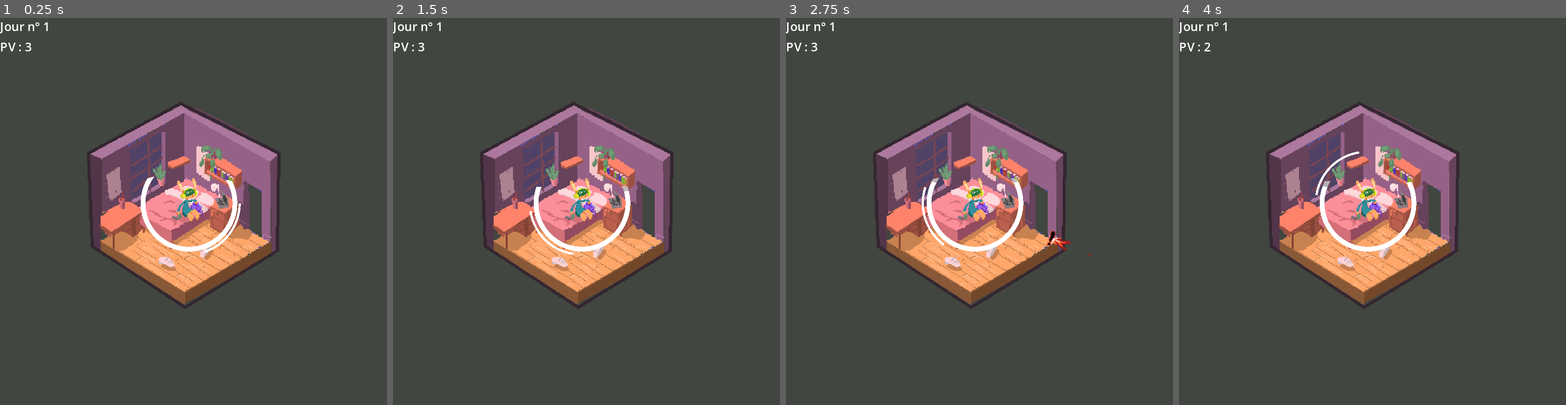
Above: before the commit, frames 1-4 (left to right).
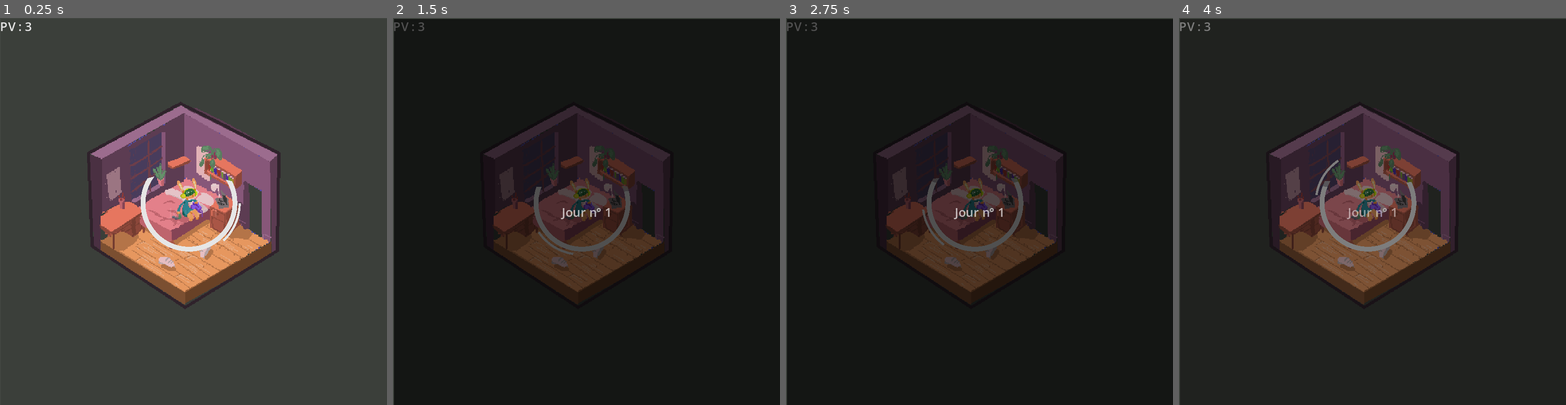
Above: after the commit, the same moments.

Repository: Zacharieg/socialBubble
Game: Godot game, scene res://scenes/game.tscn
The game is run twice, just before and just after one commit, with the same random seed, the same clock (stepped at 60 frames per second) and the same inputs.
Inputs:
- Up to frame 1 (0.25 s): no input
- Up to frame 2 (1.5 s): hold D (right) 0.53-1.28 s; hold Space (action) 0.53-1.28 s; hold A (left) from 1.28 s (still down); tap Space (action) at 1.35 s
- Up to frame 3 (2.75 s): release A (left) at 2.03 s; hold D (right) from 2.03 s (still down); hold Space (action) from 2.03 s (still down)
- Up to frame 4 (4 s): release Space (action) at 2.78 s; tap Space (action) at 2.85 s; release D (right) at 3.53 s; hold A (left) from 3.53 s (still down); hold Space (action) from 3.53 s (still down)

The runs differ from the first frame. In frame 1, 5.4% of the frame differs, in the area x 0-70%, y 1-71%; in frame 2, 99%; in frame 3, 99%; in frame 4, 99%, in the area x 0-100%, y 0-100%.

Commit message:
Transition between days

Diff:
--- a/objects/ennemy.tscn
+++ b/objects/ennemy.tscn
@@ -259,6 +259,7 @@
 
 [node name="ennemy" type="Area2D"]
 script = ExtResource("1_0ft8c")
+speed = 180
 
 [node name="CollisionShape2D" type="CollisionShape2D" parent="."]
 position = Vector2(-11.5, -1)
--- a/scenes/game.tscn
+++ b/scenes/game.tscn
@@ -1,14 +1,53 @@
-[gd_scene load_steps=5 format=3 uid="uid://dn506tw3f4unj"]
+[gd_scene load_steps=9 format=3 uid="uid://dn506tw3f4unj"]
 
 [ext_resource type="Script" path="res://scripts/level.gd" id="1_ap1hq"]
 [ext_resource type="PackedScene" uid="uid://ix2oq52a3tjn" path="res://objects/character.tscn" id="1_hh7su"]
 [ext_resource type="Texture2D" uid="uid://cyf0a1rydt22j" path="res://ressources/Chambre.png" id="3_7ka2y"]
 [ext_resource type="Script" path="res://scripts/ennemySpawner.gd" id="3_p7uip"]
+[ext_resource type="Texture2D" uid="uid://w4btp0kdyslx" path="res://ressources/black_screen.png" id="5_ycsj1"]
+
+[sub_resource type="Animation" id="Animation_nswt7"]
+length = 0.001
+tracks/0/type = "value"
+tracks/0/imported = false
+tracks/0/enabled = true
+tracks/0/path = NodePath("ui/foreground:modulate")
+tracks/0/interp = 1
+tracks/0/loop_wrap = true
+tracks/0/keys = {
+"times": PackedFloat32Array(0),
+"transitions": PackedFloat32Array(1),
+"update": 0,
+"values": [Color(1, 1, 1, 1)]
+}
+
+[sub_resource type="Animation" id="Animation_uu2vu"]
+resource_name = "new_day"
+length = 5.0
+tracks/0/type = "value"
+tracks/0/imported = false
+tracks/0/enabled = true
+tracks/0/path = NodePath("ui/foreground:modulate")
+tracks/0/interp = 1
+tracks/0/loop_wrap = true
+tracks/0/keys = {
+"times": PackedFloat32Array(0.0333334, 1.43333, 3.66667, 4.9),
+"transitions": PackedFloat32Array(1, 1, 1, 1),
+"update": 0,
+"values": [Color(1, 1, 1, 0), Color(1, 1, 1, 0.686275), Color(1, 1, 1, 0.686275), Color(1, 1, 1, 0)]
+}
+
+[sub_resource type="AnimationLibrary" id="AnimationLibrary_b7gk8"]
+_data = {
+"RESET": SubResource("Animation_nswt7"),
+"new_day": SubResource("Animation_uu2vu")
+}
 
 [node name="game" type="Node2D"]
 
 [node name="ennemy_spawner" type="Node2D" parent="."]
 script = ExtResource("3_p7uip")
+difficulty_angle_max = 120
 
 [node name="level" type="Node2D" parent="."]
 position = Vector2(250, 250)
@@ -26,10 +65,35 @@
 offset_right = 40.0
 offset_bottom = 40.0
 
-[node name="day_label" type="Label" parent="ui/VBoxContainer"]
-layout_mode = 2
-text = "Démarrage du jeu"
-
 [node name="life_label" type="Label" parent="ui/VBoxContainer"]
 layout_mode = 2
 text = "Vie du personnage"
+
+[node name="foreground" type="Sprite2D" parent="ui"]
+position = Vector2(257, 257)
+texture = ExtResource("5_ycsj1")
+
+[node name="AnimationPlayer" type="AnimationPlayer" parent="ui/foreground"]
+root_node = NodePath("../../..")
+libraries = {
+"": SubResource("AnimationLibrary_b7gk8")
+}
+
+[node name="day_label" type="Label" parent="ui/foreground"]
+anchors_preset = 8
+anchor_left = 0.5
+anchor_top = 0.5
+anchor_right = 0.5
+anchor_bottom = 0.5
+offset_left = -328.0
+offset_top = -267.5
+offset_right = -184.0
+offset_bottom = -244.5
+grow_horizontal = 2
+grow_vertical = 2
+pivot_offset = Vector2(72, 10.5)
+text = "Démarrage du jeu"
+horizontal_alignment = 1
+vertical_alignment = 1
+
+[connection signal="animation_finished" from="ui/foreground/AnimationPlayer" to="ennemy_spawner" method="_on_animation_player_animation_finished"]
--- a/scripts/ennemySpawner.gd
+++ b/scripts/ennemySpawner.gd
@@ -32,15 +32,12 @@
 		timer.set_wait_time(0.1)
 	else:
 		timer.set_wait_time(inbetween_spawning_time + inbetween_rand_time)
-	print("wait time : ", timer.wait_time)
 	timer.set_one_shot(false)
 
 	# Démarrer le timer
 	timer.start()
 
 func spawnEnnemy():
-	print("ennemy spawned !")
-	print("temps restant : ", timer.time_left)
 	var initial_pos = Vector2(0,0)
 	initial_angle = deg_to_rad(randi_range(initial_angle,initial_angle+difficulty_angle_max))
 	var x_from_character = cos(initial_angle) * spawn_dist
@@ -53,3 +50,11 @@
 	ennemy.position = initial_pos
 	ennemy.rotation = initial_angle
 	get_tree().get_root().get_node("game").add_child(ennemy)
+
+func pause_spawner():
+	timer.stop()
+
+
+func _on_animation_player_animation_finished(_anim_name: StringName) -> void:
+	get_tree().get_root().get_node("game/level").start_new_day_after_anim()
+	pass # Replace with function body.
--- a/scripts/level.gd
+++ b/scripts/level.gd
@@ -6,20 +6,39 @@
 var difficulty_increase_angle = 10
 const DAYS_DURATION = 10
 
+
 # Called when the node enters the scene tree for the first time.
 func _ready() -> void:
 	position = get_viewport_rect().size / 2.
+	create_timer()
+	pass # Replace with function body.
+
+func create_timer():
+	# Créer un timer
+	day_timer = Timer.new()
+	day_timer.name = "day_timer"
+	add_child(day_timer)
+
+	# Connecter le signal timeout du timer à la fonction spawnEnnemy
+	day_timer.connect("timeout", Callable(self, "finish_day"))
 
 	new_day()
-
-	pass # Replace with function body.
-
+	pass
 
 func new_day():
 	#print("the day starts")
 	#print("Current day : ", current_day)
-	get_tree().get_root().get_node("game/ui/VBoxContainer/day_label").text = str("Jour n° ", current_day)
+	get_tree().get_root().get_node("game/ui/foreground/day_label").text = str("Jour n° ", current_day)
 
+	# Mettre en pause le spawner
+	get_tree().get_root().get_node("game/ennemy_spawner").pause_spawner()
+
+	# Lancer l'anim
+	get_tree().get_root().get_node("game/ui/foreground/AnimationPlayer").play("new_day")
+
+
+
+func start_new_day_after_anim():
 	#Les ennemis sont générés de plus en plus fréquemment
 	get_tree().get_root().get_node("game/ennemy_spawner").inbetween_spawning_time -= difficulty_frequency_diminishing
 	get_tree().get_root().get_node("game/ennemy_spawner").set_spawning_timer()
@@ -29,26 +48,19 @@
 		get_tree().get_root().get_node("game/ennemy_spawner").difficulty_angle_max += difficulty_increase_angle
 	else : get_tree().get_root().get_node("game/ennemy_spawner").difficulty_angle_max = 359
 	set_day_timer()
+	pass
 
 func set_day_timer():
 	position = get_viewport_rect().size / 2.
 
-	# Créer un timer
-	day_timer = Timer.new()
-	add_child(day_timer)
-
-	# Configurer le timer pour qu'il se déclenche toutes les 2 secondes
+	# Configurer le timer pour qu'il se déclenche toutes les X secondes
 	day_timer.set_wait_time(DAYS_DURATION)
 	day_timer.set_one_shot(true)
-
-	# Connecter le signal timeout du timer à la fonction spawnEnnemy
-	day_timer.connect("timeout", Callable(self, "finish_day"))
 
 	# Démarrer le timer
 	day_timer.start()
 
 func finish_day():
-	print("jour 1 terminé")
 	current_day += 1
 	new_day()
 	pass
--- a/scripts/shield.gd
+++ b/scripts/shield.gd
@@ -2,7 +2,7 @@
 class_name Shield
 
 const SHIELD_RADIUS : float = 68
-const SHIELD_INITIAL_SIZE : float = 0.2
+const SHIELD_INITIAL_SIZE : float = 0.13
 const SHIELD_THICKNESS : float = 3
 const SHIELD_INITIAL_SPEED : float = 0.5
 const INITIAL_SHIELD_COUNT : int = 1
Binary file added: ressources/black_screen.png
Not shown, added: ressources/black_screen.png.import
